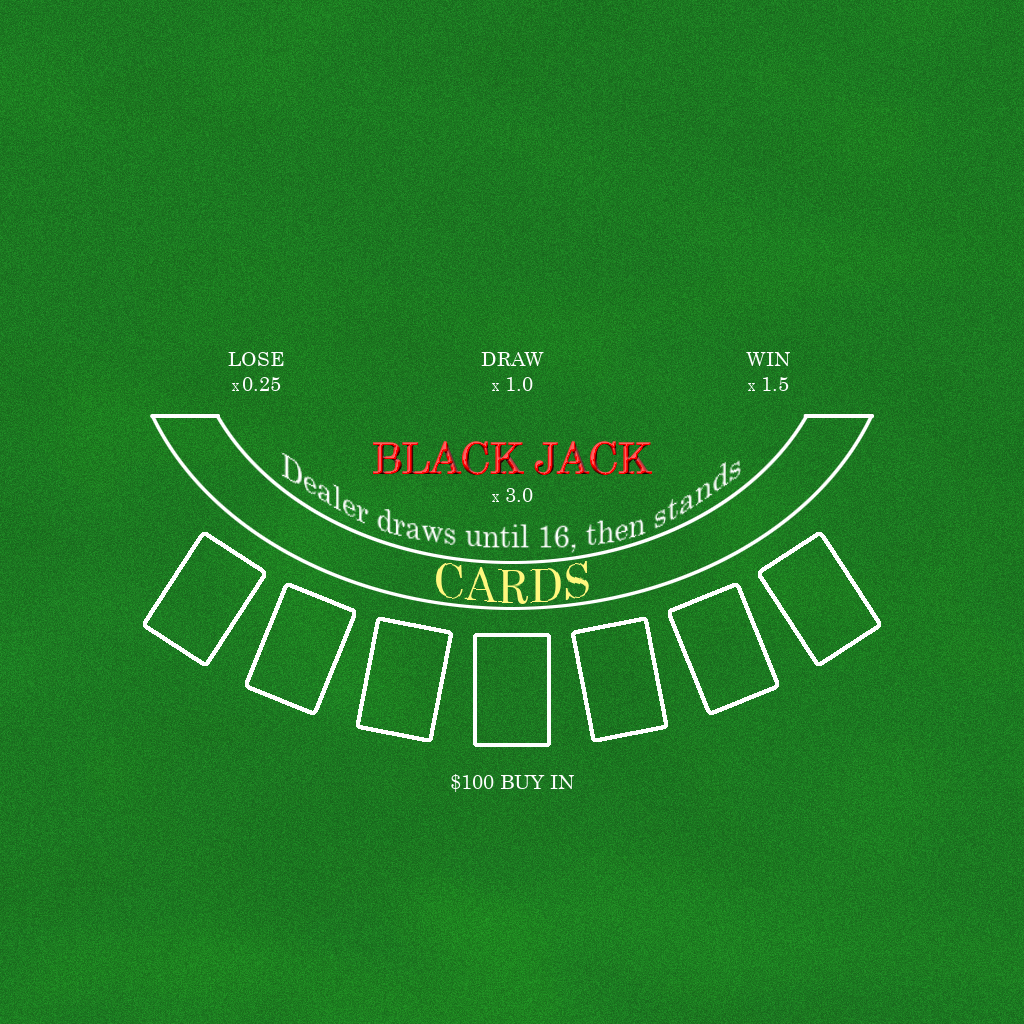
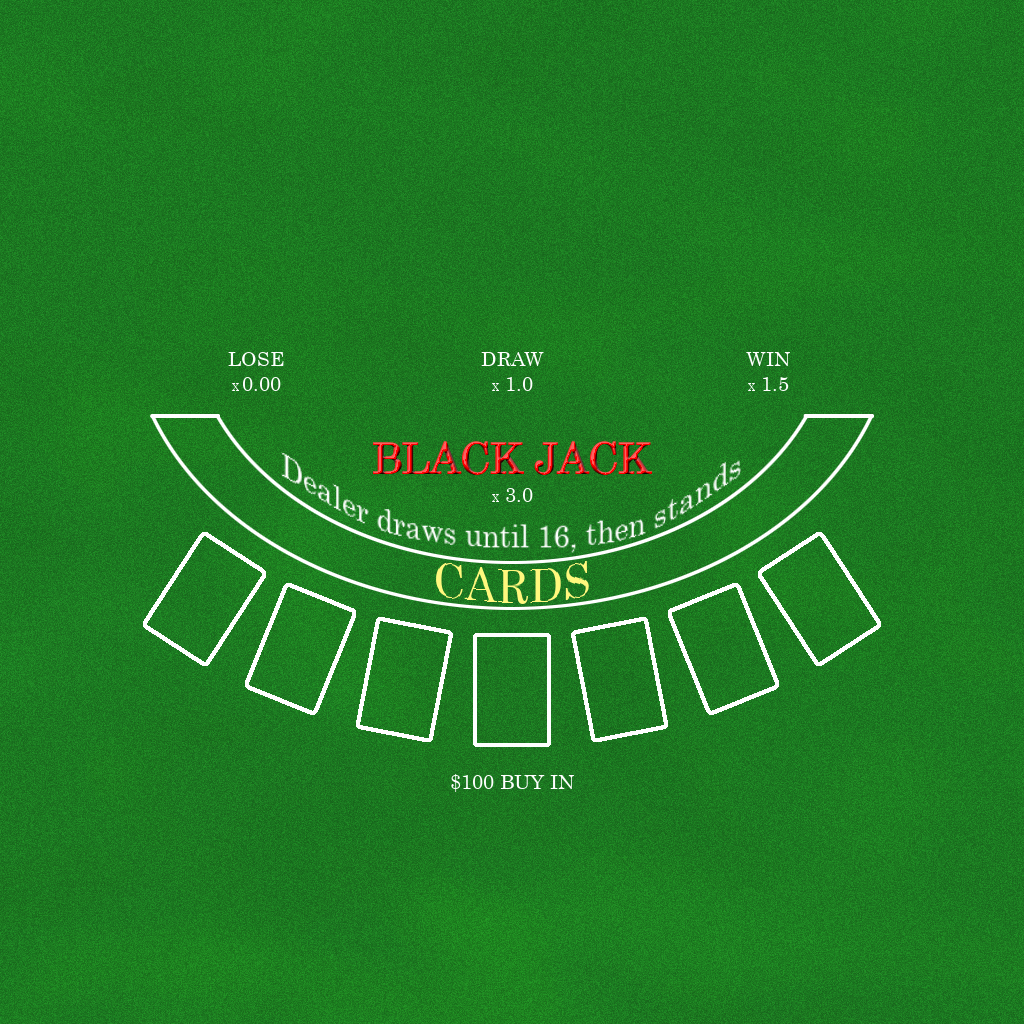
Before/after of a (1024, 1024) layered artwork. What changed in the layer stack:
painted on "LOSE ..." over left=259, top=377, right=281, bottom=391
